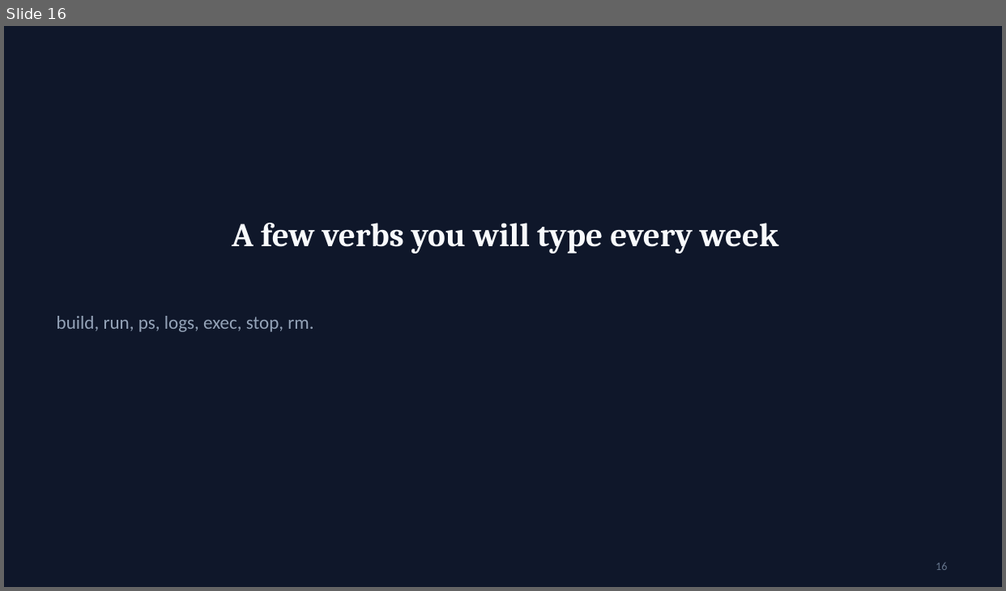
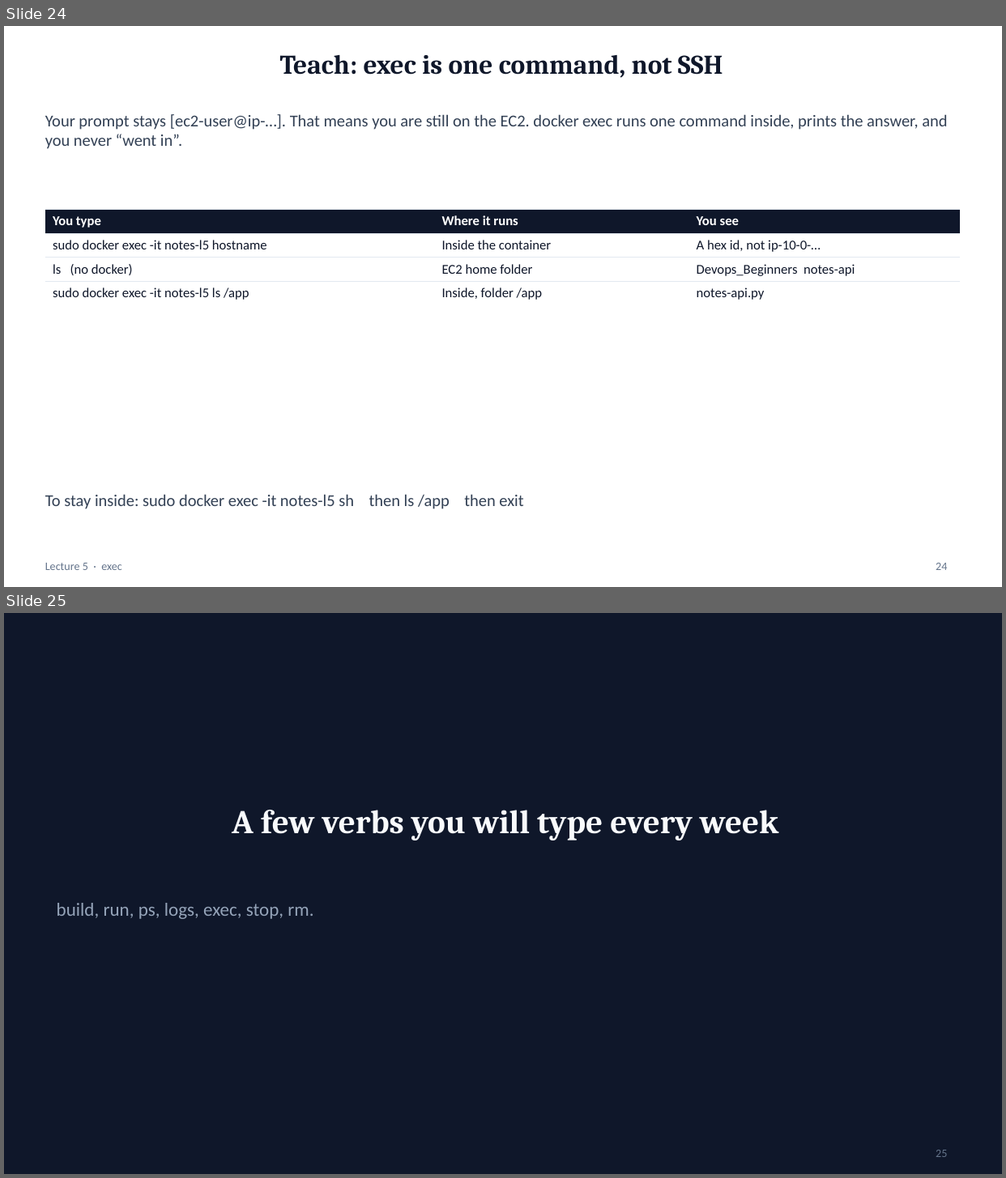
Before and after one commit to mayurb99/Devops_Beginners, a slide deck: lec-05/presentation/lec-05-docker.pptx. Shown one above the other, each under a label of ours: slide 16 before the commit, slides 24 and 25 after it. The pictures are 1006x591 and 1006x1178 pixels, drawn with LibreOffice and Linux fonts; fonts in the diff are those of the drawing. Boxes give left, top, right and bottom in pixels: in the first picture for what was removed or moved away, otherwise in the second. Text is boxed around its words. In the diff, an @@ line names an element or a change of style, - is before the commit and + after.

```diff
--- a/lec-05/presentation/lec-05-docker.pptx
+++ b/lec-05/presentation/lec-05-docker.pptx
@@ slide 24 added at (4,26,1002,587), background #FFFFFF @@
@@ title added at (280,54,723,78), 26 pt, text #0F172A, bold @@
+Teach: exec is one command, not SSH
@@ text added at (45,114,947,149), 16 pt, text #334155 @@
+Your prompt stays [ec2-user@ip-…]. That means you are still on the EC2. docker exec runs one command inside, prints the answer, and you never “went in”.
@@ table added at (45,209,960,303), 4 rows, 3 columns @@
+You type | Where it runs | You see
+sudo docker exec -it notes-l5 hostname | Inside the container | A hex id, not ip-10-0-…
+ls (no docker) | EC2 home folder | Devops_Beginners notes-api
+sudo docker exec -it notes-l5 ls /app | Inside, folder /app | notes-api.py
@@ text added at (45,494,523,510), 16 pt, text #334155 @@
+To stay inside: sudo docker exec -it notes-l5 sh then ls /app then exit
@@ text added at (45,563,122,570), 11 pt, text #64748B @@
+Lecture 5 · exec
@@ page number added at (936,563,947,570), 11 pt, text #64748B @@
+24
@@ what was slide 16 is now slide 25 @@
@@ page number at (936,1150,947,1157): text changed @@
-16
+25
```
Also in this commit, not shown: 4 slides changed, 10 other slides added.
